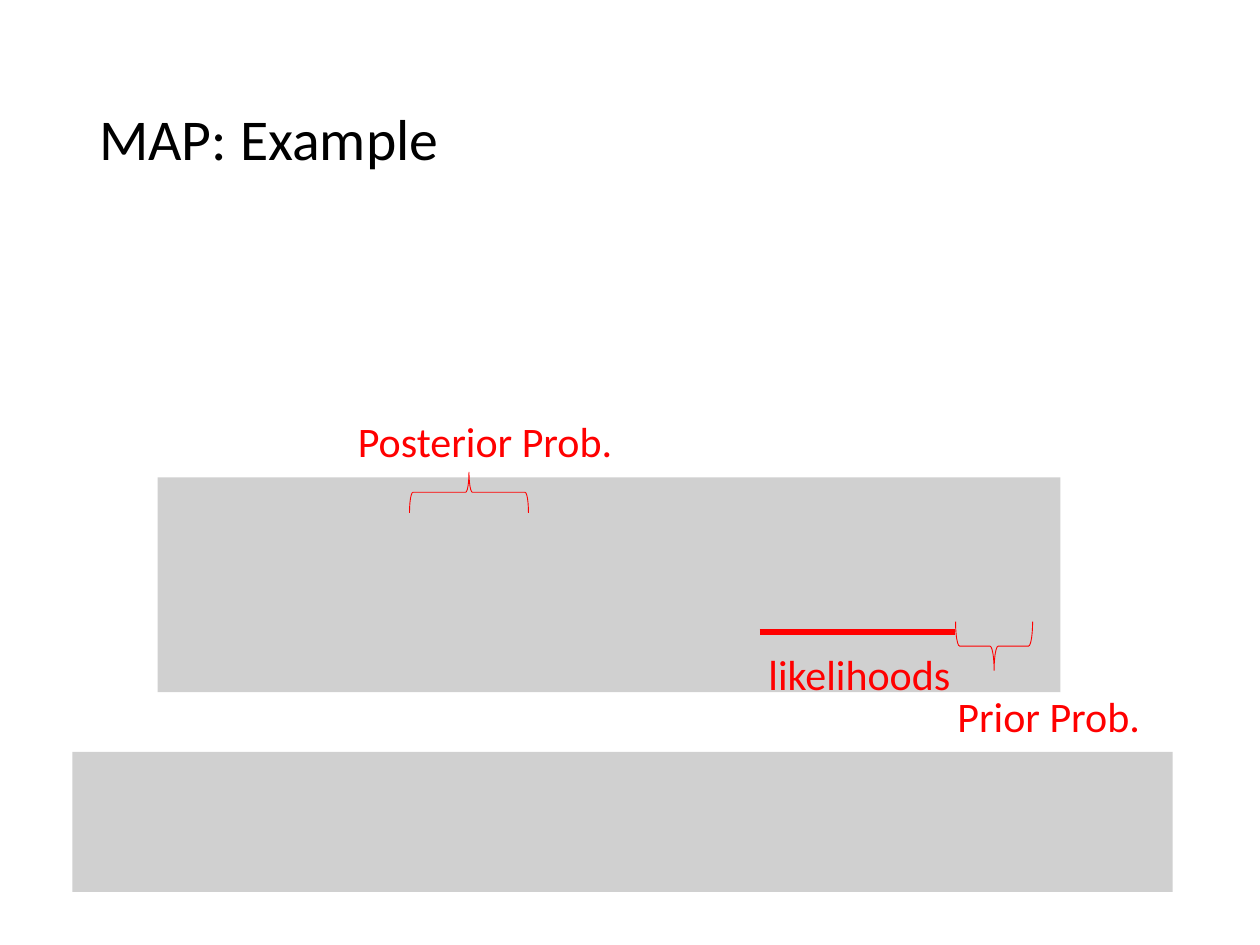
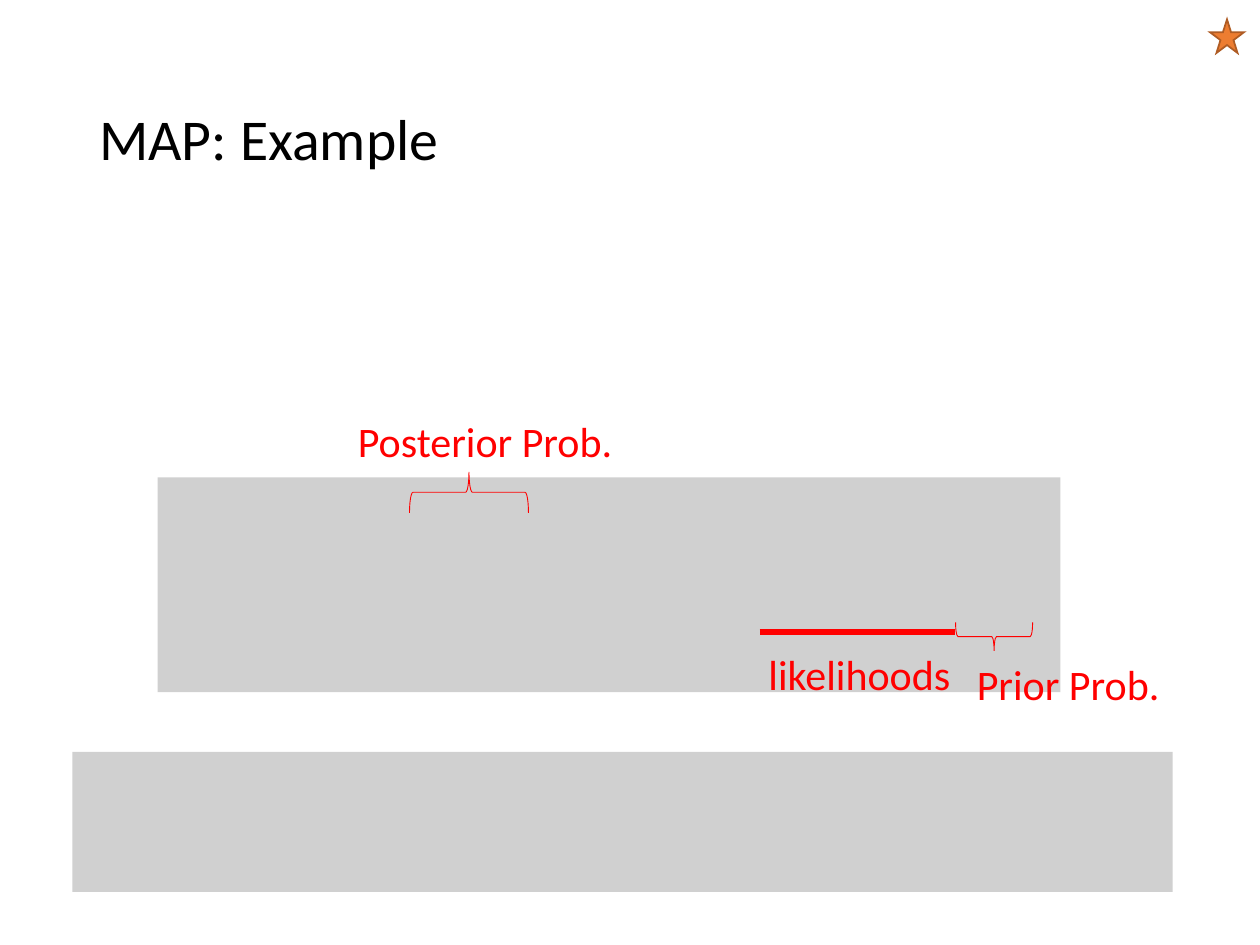
Before and after one commit to mhahsler/CS7320-AI, a slide deck: slide 33 of slides/12_uncertainty.pptx (slide 32 before the commit). Drawn at 1260x945 pixels with LibreOffice and Linux fonts; fonts in the diff are those of the drawing; grey boxes stand for pictures. Boxes give left, top, right and bottom in pixels: in the first picture for what was removed or moved away, otherwise in the second. Text is boxed around its words. In the diff, an @@ line names an element or a change of style, - is before the commit and + after.

```diff
--- a/slides/12_uncertainty.pptx
+++ b/slides/12_uncertainty.pptx
@@ star added at box(1210, 19, 1244, 53), fill #ED7D31, outline #AF5C24 1 pt @@
@@ right brace: place and size @@
-right brace at box(955, 621, 1032, 670)
+right brace at box(956, 622, 1033, 651)
@@ text "Prior Prob." rewrapped from box(957, 702, 1140, 733) to box(977, 665, 1159, 710) @@
```
Also in this commit, not shown: 24 other slides changed, 1 slide added, 1 other file.
